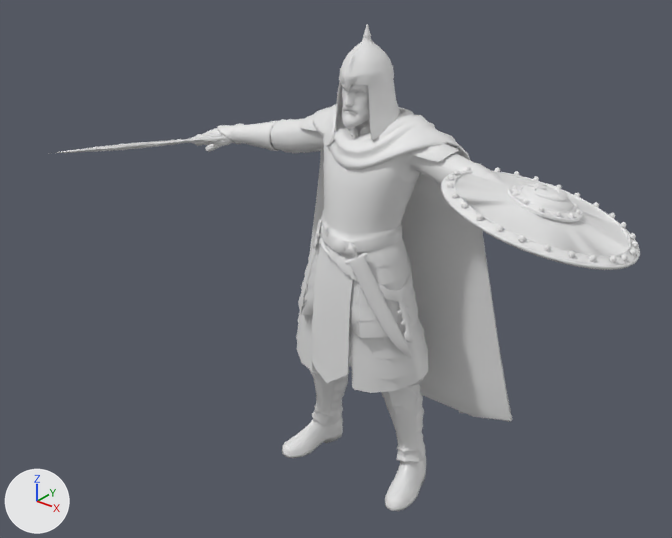
The Blender file ArtSource/Blender/Salaadin_Studio.blend: old version first, new version second.
Camera for both pictures: a 50 mm lens placed at (1.046, -1.447, 1.344), pointed at (0.024, -0.169, 0.552). The axes (+X, +Y, +Z) are drawn at lower left. The lights are the same throughout. The picture after the commit comes second. Materials are left out; every surface is plain grey.

The older version as bpy lines, for what is in view:
```python
me_salaadin_body = bpy.data.meshes.new('Salaadin_Body')
me_salaadin_body.from_pydata(...)  # 5283 vertices, 5602 faces; spans x -0.445..0.445, y 0.0..1.0, z -0.167..0.167
me_salaadin_body.materials.append(mat_salaadin_body)
me_salaadin_falchion_r = bpy.data.meshes.new('Salaadin_Falchion_R')
me_salaadin_falchion_r.from_pydata(...)  # 4036 vertices, 7596 faces; spans x -0.012..0.012, y -0.14..0.024, z -0.04..0.46
me_salaadin_falchion_r.materials.append(mat_salaadin_falchion_r)
me_salaadin_shield_l = bpy.data.meshes.new('Salaadin_Shield_L')
me_salaadin_shield_l.from_pydata(...)  # 4085 vertices, 7368 faces; spans x -0.18..0.18, y -0.021..0.038, z -0.223..0.137
me_salaadin_shield_l.materials.append(mat_salaadin_shield_l)
ob_salaadin_body = bpy.data.objects.new('Salaadin_Body', me_salaadin_body)
ob_salaadin_body.location = (0.0, 0.0, 0.0)
ob_salaadin_body.rotation_euler = (1.571, 0.0, 0.0)  # degrees (90, 0, 0)
ob_salaadin_falchion_r = bpy.data.objects.new('Salaadin_Falchion_R', me_salaadin_falchion_r)
ob_salaadin_falchion_r.location = (-0.379, -0.053, 0.709)
ob_salaadin_falchion_r.rotation_euler = (2.061, -1.871, -0.64)  # degrees (118, -107, -37)
ob_salaadin_shield_l = bpy.data.objects.new('Salaadin_Shield_L', me_salaadin_shield_l)
ob_salaadin_shield_l.location = (0.38, -0.091, 0.744)
ob_salaadin_shield_l.rotation_euler = (1.369, 0.183, -0.221)  # degrees (78, 10, -13)
```
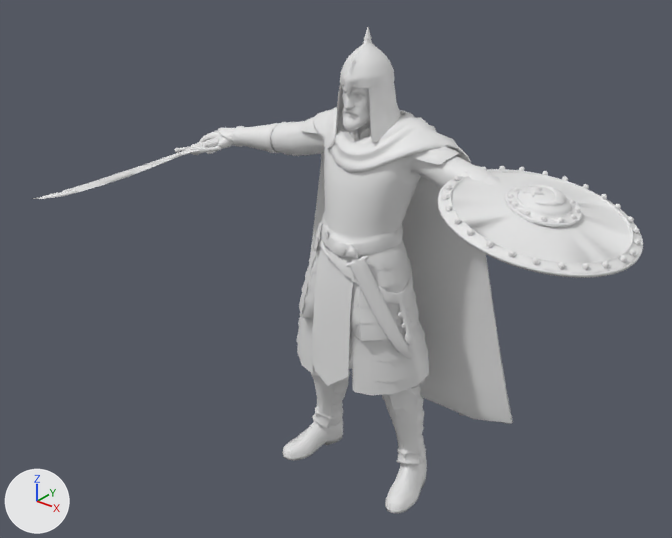
Where the newer file only moved an object's origin or applied its transform, the numbers keep the older frame.

Patch to the scene script:
```diff
--- a/ArtSource/Blender/Salaadin_Studio.blend.py
+++ b/ArtSource/Blender/Salaadin_Studio.blend.py
@@ me_salaadin_body @@
 # used by ob_salaadin_body; location = (0.0, 0.0, 0.0); rotation_euler = (1.571, 0.0, 0.0), in degrees (90, 0, 0)
-me_salaadin_body.from_pydata(...)  # 5283 vertices, 5602 faces; spans x -0.445..0.445, y 0.0..1.0, z -0.167..0.167
+me_salaadin_body.from_pydata(...)  # 5283 vertices, 5602 faces; spans x -0.442..0.447, y -0.005..0.995, z -0.166..0.168
+# me_salaadin_body part 1: the whole mesh is moved by (0.002, -0.005, 0.001)
@@ ob_salaadin_falchion_r @@
 ob_salaadin_falchion_r = bpy.data.objects.new('Salaadin_Falchion_R', me_salaadin_falchion_r)
-ob_salaadin_falchion_r.location = (-0.379, -0.053, 0.709)
-ob_salaadin_falchion_r.rotation_euler = (2.061, -1.871, -0.64)  # degrees (118, -107, -37)
+ob_salaadin_falchion_r.location = (-0.379, -0.053, 0.704)
+ob_salaadin_falchion_r.rotation_euler = (1.222, -1.757, 0.0241)  # degrees (70, -101, 1.4)
@@ ob_salaadin_shield_l @@
 ob_salaadin_shield_l = bpy.data.objects.new('Salaadin_Shield_L', me_salaadin_shield_l)
-ob_salaadin_shield_l.location = (0.38, -0.091, 0.744)
-ob_salaadin_shield_l.rotation_euler = (1.369, 0.183, -0.221)  # degrees (78, 10, -13)
+ob_salaadin_shield_l.location = (0.386, -0.096, 0.731)
+ob_salaadin_shield_l.rotation_euler = (1.571, 0.186, -0.0241)  # degrees (90, 11, -1.4)
```

Where the change shows, as pixel boxes [x1, y1, x2, y2] in the pictures (672 x 538 px):
'Salaadin_Body', moved: before [195, 24, 512, 511]; after [197, 27, 513, 514]
'Salaadin_Shield_L', moved, turned: before [441, 166, 640, 270]; after [437, 166, 643, 278]
'Salaadin_Falchion_R', moved, turned: before [57, 134, 227, 153]; after [33, 138, 221, 199]
